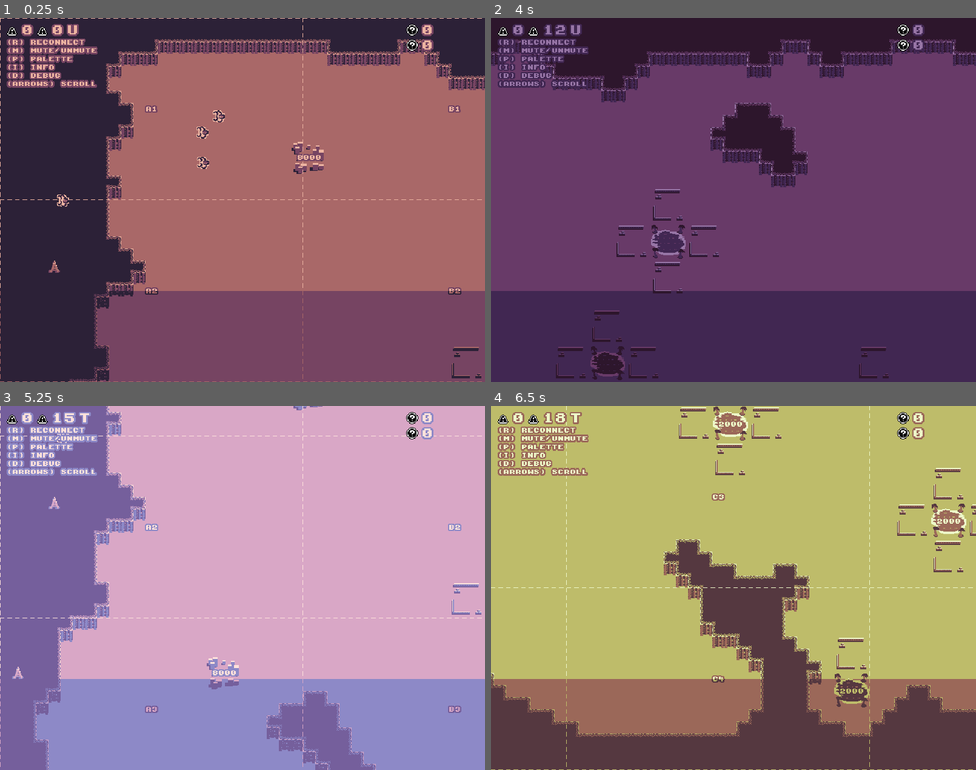
Above: before the commit, frames 1-4 (two rows, left to right).
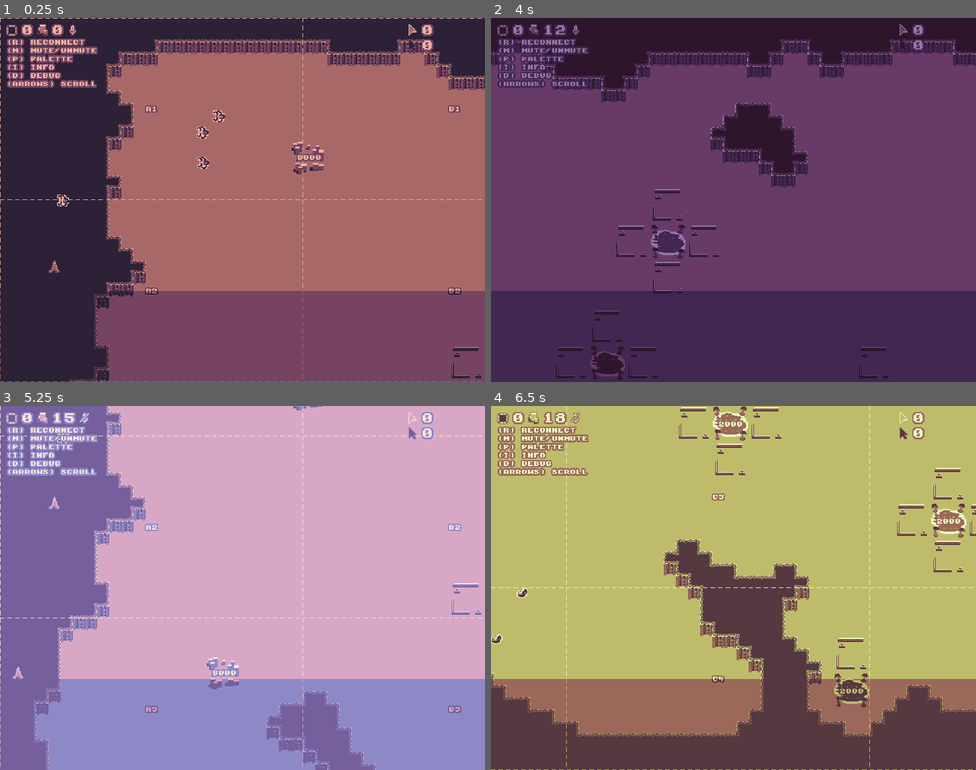
Above: after the commit, the same moments.

Repository: nikolawhallon/data-wars
Game: Godot game, scene res://scenes/game.tscn
Two runs of this game, one before a commit and one after it. Both use one fixed random seed, a clock stepped at 60 frames per second and the inputs below.
Inputs (mouse positions are in pixels of both pictures, inside the frame that each line leads up to):
- Up to frame 1 (0.25 s): no input
- Up to frame 2 (4 s): move the mouse to (840, 181) at 0.52 s; hold Right (move_right) 0.53-1.28 s; tap I (info) at 0.6, 2.1, 3.6 s; click (840, 181) at 0.67 s; move the mouse to (636, 218) at 1.27 s; hold Down (move_down) 1.28-2.03 s; tap P (palette) at 1.35, 2.85 s; click (636, 218) at 1.42 s; move the mouse to (782, 119) at 2.02 s; hold Right (move_right) 2.03-2.78 s; click (782, 119) at 2.17 s; tap Enter at 2.75 s; move the mouse to (709, 272) at 2.77 s; hold Up (move_up) 2.78-3.53 s; click (709, 272) at 2.92 s; move the mouse to (879, 254) at 3.52 s; hold Left (move_left) from 3.53 s (still down); click (879, 254) at 3.67 s
- Up to frame 3 (5.25 s): tap M (mute) at 4.15 s; move the mouse to (97, 533) at 4.27 s; tap P (palette) at 4.35 s; click (97, 533) at 4.42 s; tap Space at 5 s; move the mouse to (266, 588) at 5.02 s; release Left (move_left) at 5.03 s; hold Down (move_down) from 5.03 s (still down); tap I (info) at 5.1 s; click (266, 588) at 5.17 s
- Up to frame 4 (6.5 s): move the mouse to (660, 497) at 5.77 s; release Down (move_down) at 5.78 s; hold Right (move_right) from 5.78 s (still down); tap P (palette) at 5.85 s; click (660, 497) at 5.92 s

The runs differ from the first frame. In frame 1, 0.3% of the frame differs, in the area x 1-87%, y 1-10%; in frame 2, 0.3%; in frame 3, 0.3%; in frame 4, 0.4%, in the area x 0-87%, y 1-66%.

Commit message:
updated a bunch of assets

Diff:
--- a/project.godot
+++ b/project.godot
@@ -23,6 +23,7 @@
 
 window/size/viewport_width=640
 window/size/viewport_height=480
+window/size/mode=3
 window/size/window_width_override=1280
 window/size/window_height_override=960
 window/stretch/mode="viewport"
--- a/scenes/agent/deepgram.gd
+++ b/scenes/agent/deepgram.gd
@@ -31,7 +31,7 @@
     Keep responses short. Do not make any lists. When possible, reply in short clauses.
 
 Game summary:
-Two teams compete: Player and Enemy. The goal is to build Spam Bots and send them to Transmission Towers to earn points. Each Spam Bot that reaches a Transmission Tower gives 1 click, where clicks function as points. The game ends when no more Water remains on the map.
+Two teams compete: Player and Enemy. The goal is to build Spam Bots and send them to Transmission Towers to earn Clicks. Each Spam Bot that reaches a Transmission Tower gives 1 Click. The game ends when no more Water remains on the map - then the Team with the most Clicks wins.
 
 Map:
 A finite grid map (A1, B3, etc.). Buildings can only be constructed on Sites.
--- a/scenes/data_drone.gd
+++ b/scenes/data_drone.gd
@@ -8,10 +8,25 @@
 
 func _physics_process(delta: float) -> void:
 	var target_position = null
-	if target is Node:
+
+	if target == null:
+		for data_center in get_tree().get_nodes_in_group("DataCenter"):
+			if data_center.team == team:
+				continue
+			var distance = global_position.distance_to(data_center.global_position)
+			if distance < 256:
+				target = data_center
+			if distance < 16:
+				target = null
+				break
+
+	if typeof(target) == TYPE_VECTOR2:
+		target_position = target
+	elif !is_instance_valid(target):
+		target = null
+		return
+	elif target is Node:
 		target_position = target.global_position
-	elif typeof(target) == TYPE_VECTOR2:
-		target_position = target
 	else:
 		return
 
--- a/scenes/extractor.gd
+++ b/scenes/extractor.gd
@@ -19,10 +19,13 @@
 				target = null
 				break
 
-	if target is Node:
+	if typeof(target) == TYPE_VECTOR2:
+		target_position = target
+	elif !is_instance_valid(target):
+		target = null
+		return
+	elif target is Node:
 		target_position = target.global_position
-	elif typeof(target) == TYPE_VECTOR2:
-		target_position = target
 	else:
 		return
 
--- a/scenes/game.gd
+++ b/scenes/game.gd
@@ -44,6 +44,9 @@
 # planning
 # better look-ups (not the full world state)
 
+var muted_texture  := preload("res://assets/muted.png")
+var unmuted_texture  := preload("res://assets/unmuted.png")
+
 var rng = RandomNumberGenerator.new()
 
 # TODO: use this, so that we can destroy and remake as needed
@@ -59,6 +62,8 @@
 
 func _ready() -> void:
 	rng.randomize()
+
+	Input.set_mouse_mode(Input.MOUSE_MODE_HIDDEN)
 
 	$CellLabels.init($RandomMap/Walls)
 	map_origin = $RandomMap/Walls.get_used_rect().position * $RandomMap/Walls.tile_set.tile_size
@@ -80,12 +85,21 @@
 	while extractors_to_spawn > 0:
 		var extractor = load("res://scenes/extractor.tscn").instantiate()
 		extractor.team = $Player
-		var x = randf_range(64.0, 256.0)
-		var y = randf_range(64.0, 256.0)
-		extractor.global_position = Vector2(x, y)
+		extractor.global_position = Vector2(randf_range(64.0, 256.0), randf_range(64.0, 256.0))
 		add_child(extractor)
 
 		extractors_to_spawn -= 1
+
+	var enemy_skunk_drones_to_spawn = 4
+	while enemy_skunk_drones_to_spawn > 0:
+		var skunk_drone = load("res://scenes/skunk_drone.tscn").instantiate()
+		skunk_drone.team = $Enemy
+		var x = randf_range(512.0, 1024.0)
+		var y = randf_range(512.0, 1024.0)
+		skunk_drone.global_position = Vector2(x, y)
+		add_child(skunk_drone)
+
+		enemy_skunk_drones_to_spawn -= 1
 
 	$Deepgram.initialize("asdf")
 
@@ -106,9 +120,9 @@
 	if Input.is_action_just_pressed("mute"):
 		$Deepgram.muted = !$Deepgram.muted
 		if $Deepgram.muted:
-			$UICanvas/MarginContainer/VBoxContainer/HBoxContainer/Label.text = "T"
+			$UICanvas/MarginContainer/VBoxContainer/HBoxContainer/TextureRect.texture = muted_texture
 		else:
-			$UICanvas/MarginContainer/VBoxContainer/HBoxContainer/Label.text = "U"
+			$UICanvas/MarginContainer/VBoxContainer/HBoxContainer/TextureRect.texture = unmuted_texture
 
 	if Input.is_action_just_pressed("debug"):
 		for debug in get_tree().get_nodes_in_group("Debug"):
@@ -120,6 +134,21 @@
 
 	if Input.is_action_just_pressed("palette"):
 		$PaletteSwapCanvas/PaletteSwap.next_palette()
+
+	var player_extractor_number = 0
+	for extractor in get_tree().get_nodes_in_group("Extractor"):
+		if extractor.team != $Player:
+			continue
+		player_extractor_number += 1
+
+	var extractors_to_spawn = 4 - player_extractor_number
+	while extractors_to_spawn > 0:
+		var extractor = load("res://scenes/extractor.tscn").instantiate()
+		extractor.team = $Player
+		extractor.global_position = Vector2(randf_range(64.0, 256.0), randf_range(64.0, 256.0))
+		add_child(extractor)
+
+		extractors_to_spawn -= 1
 
 func _unhandled_input(event):
 	# move the camera
--- a/scenes/game.tscn
+++ b/scenes/game.tscn
@@ -11,6 +11,7 @@
 [ext_resource type="Texture2D" uid="uid://dehm66p6hd38g" path="res://assets/player_clicks_icon.png" id="7_kvuet"]
 [ext_resource type="Texture2D" uid="uid://dgsvic7e7bb6" path="res://assets/minerals_icon.png" id="7_trtic"]
 [ext_resource type="Script" uid="uid://cqpspisasjoe2" path="res://scenes/palette_swap.gd" id="7_u5sy4"]
+[ext_resource type="Texture2D" uid="uid://c5rne0i4cl2q1" path="res://assets/unmuted.png" id="8_ca42v"]
 [ext_resource type="Texture2D" uid="uid://dw0rjtta0e0ji" path="res://assets/enemy_clicks_icon.png" id="8_trtic"]
 [ext_resource type="LabelSettings" uid="uid://c6l2kjaqhfhq1" path="res://resources/label_8.tres" id="10_trtic"]
 [ext_resource type="PackedScene" uid="uid://q1xyygateqac" path="res://scenes/team.tscn" id="10_vtaks"]
@@ -82,10 +83,9 @@
 text = "0"
 label_settings = ExtResource("6_dinhu")
 
-[node name="Label" type="Label" parent="UICanvas/MarginContainer/VBoxContainer/HBoxContainer" unique_id=1116992025]
+[node name="TextureRect" type="TextureRect" parent="UICanvas/MarginContainer/VBoxContainer/HBoxContainer" unique_id=779609805]
 layout_mode = 2
-text = "U"
-label_settings = ExtResource("6_dinhu")
+texture = ExtResource("8_ca42v")
 
 [node name="Label" type="Label" parent="UICanvas/MarginContainer/VBoxContainer" unique_id=8868885]
 layout_mode = 2
@@ -183,6 +183,9 @@
 [node name="Player" parent="." unique_id=1329451154 instance=ExtResource("10_vtaks")]
 team = "player"
 
+[node name="Enemy" parent="." unique_id=124131673 instance=ExtResource("10_vtaks")]
+team = "enemy"
+
 [connection signal="binary_packet_received" from="Deepgram" to="." method="_on_deepgram_binary_packet_received"]
 [connection signal="message_received" from="Deepgram" to="." method="_on_deepgram_message_received"]
 [connection signal="clicks_updated" from="Player" to="." method="_on_player_clicks_updated"]
--- a/scenes/skunk_drone.gd
+++ b/scenes/skunk_drone.gd
@@ -8,10 +8,23 @@
 
 func _physics_process(delta: float) -> void:
 	var target_position = null
-	if target is Node:
+
+	if target == null:
+		for unit in get_tree().get_nodes_in_group("Unit"):
+			if unit.team == team:
+				continue
+			var distance = global_position.distance_to(unit.global_position)
+			if distance < 256:
+				target = unit
+				break
+
+	if typeof(target) == TYPE_VECTOR2:
+		target_position = target
+	elif !is_instance_valid(target):
+		target = null
+		return
+	elif target is Node:
 		target_position = target.global_position
-	elif typeof(target) == TYPE_VECTOR2:
-		target_position = target
 	else:
 		return
 
@@ -26,6 +39,8 @@
 func _on_area_2d_body_entered(body: Node2D) -> void:
 	if body == self:
 		return
+	if "team" in body and body.team == team:
+		return
 
 	body.queue_free()
 	queue_free()
--- a/scenes/spam_bot.gd
+++ b/scenes/spam_bot.gd
@@ -14,14 +14,15 @@
 			var distance = global_position.distance_to(transmission_tower.global_position)
 			if distance < 256:
 				target = transmission_tower
-			if distance < 16:
-				target = null
 				break
 
-	if target is Node:
+	if typeof(target) == TYPE_VECTOR2:
+		target_position = target
+	elif !is_instance_valid(target):
+		target = null
+		return
+	elif target is Node:
 		target_position = target.global_position
-	elif typeof(target) == TYPE_VECTOR2:
-		target_position = target
 	else:
 		return
 
Binary file changed: assets/data_drone.png
Binary file changed: assets/data_icon.png
Binary file changed: assets/enemy_clicks_icon.png
Binary file changed: assets/minerals_icon.png
Binary file added: assets/muted.png
Not shown, added: assets/muted.png.import
Binary file changed: assets/player_clicks_icon.png
Binary file changed: assets/spam_bot.png
Binary file added: assets/unmuted.png
Not shown, added: assets/unmuted.png.import
